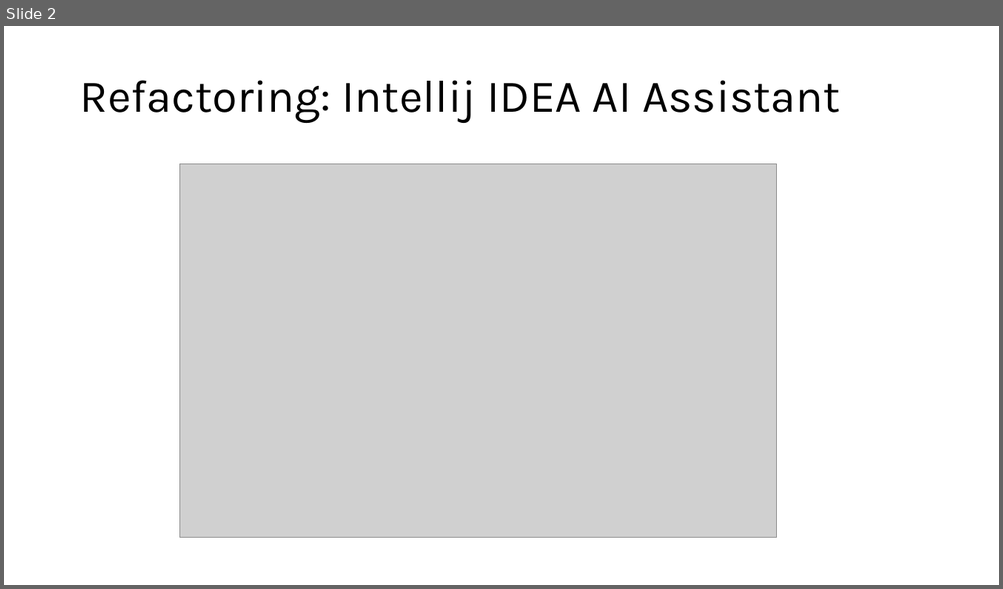
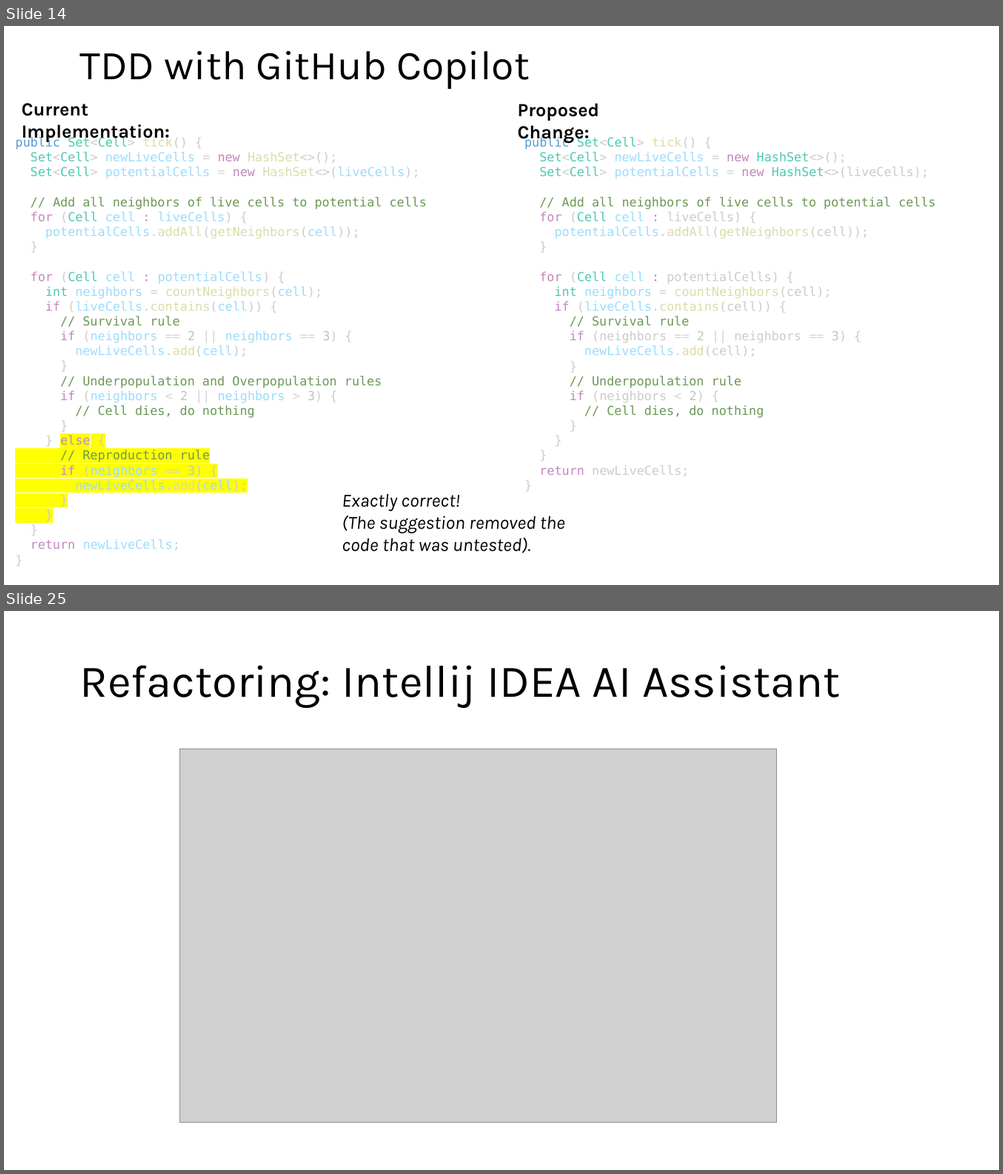
Before and after one commit to steverb1/Decks, a slide deck: refactoring.pptx. Shown one above the other, each under a label of ours: slide 2 before the commit, slides 14 and 25 after it; the slides between them are not shown. The pictures are 1003x589 and 1003x1174 pixels, drawn with LibreOffice and Linux fonts; fonts in the diff are those of the drawing; grey boxes stand for pictures. Boxes give left, top, right and bottom in pixels: in the first picture for what was removed or moved away, otherwise in the second. Text is boxed around its words. In the diff, an @@ line names an element or a change of style, - is before the commit and + after.

Commit message:
more tdd

```diff
--- a/refactoring.pptx
+++ b/refactoring.pptx
@@ slide 14 added at [4, 26, 999, 585], background #FFFFFF @@
@@ title added at [79, 51, 529, 89], 39.6 pt, text #000000 @@
+TDD with GitHub Copilot
@@ text added at [22, 103, 170, 143], 18 pt, text #000000, bold @@
+Current Implementation:
@@ text added at [518, 103, 599, 143], 18 pt, text #000000, bold @@
+Proposed Change:
@@ text added at [15, 137, 427, 550], 12 pt, text #9CDCFE @@
+public Set<Cell> tick() {
+Set<Cell> newLiveCells = new HashSet<>();
+Set<Cell> potentialCells = new HashSet<>(liveCells);
+// Add all neighbors of live cells to potential cells
+for (Cell cell : liveCells) {
+potentialCells.addAll(getNeighbors(cell));
+}
+for (Cell cell : potentialCells) {
+int neighbors = countNeighbors(cell);
+if (liveCells.contains(cell)) {
+// Survival rule
+if (neighbors == 2 || neighbors == 3) {
+newLiveCells.add(cell);
+}
+// Underpopulation and Overpopulation rules
+if (neighbors < 2 || neighbors > 3) {
+// Cell dies, do nothing
+}
+} else {
+// Reproduction rule
+if (neighbors == 3) {
+newLiveCells.add(cell);
+}
+}
+}
+return newLiveCells;
+}
@@ text added at [524, 137, 936, 477], 12 pt, text #CCCCCC @@
+public Set<Cell> tick() {
+Set<Cell> newLiveCells = new HashSet<>();
+Set<Cell> potentialCells = new HashSet<>(liveCells);
+// Add all neighbors of live cells to potential cells
+for (Cell cell : liveCells) {
+potentialCells.addAll(getNeighbors(cell));
+}
+for (Cell cell : potentialCells) {
+int neighbors = countNeighbors(cell);
+if (liveCells.contains(cell)) {
+// Survival rule
+if (neighbors == 2 || neighbors == 3) {
+newLiveCells.add(cell);
+}
+// Underpopulation rule
+if (neighbors < 2) {
+// Cell dies, do nothing
+}
+}
+}
+return newLiveCells;
+}
@@ text added at [341, 494, 565, 554], 18 pt, text #000000, italic @@
+Exactly correct!
+(The suggestion removed the code that was untested).
@@ what was slide 2 is now slide 25 @@
```
Also in this commit, not shown: 22 other slides added.
